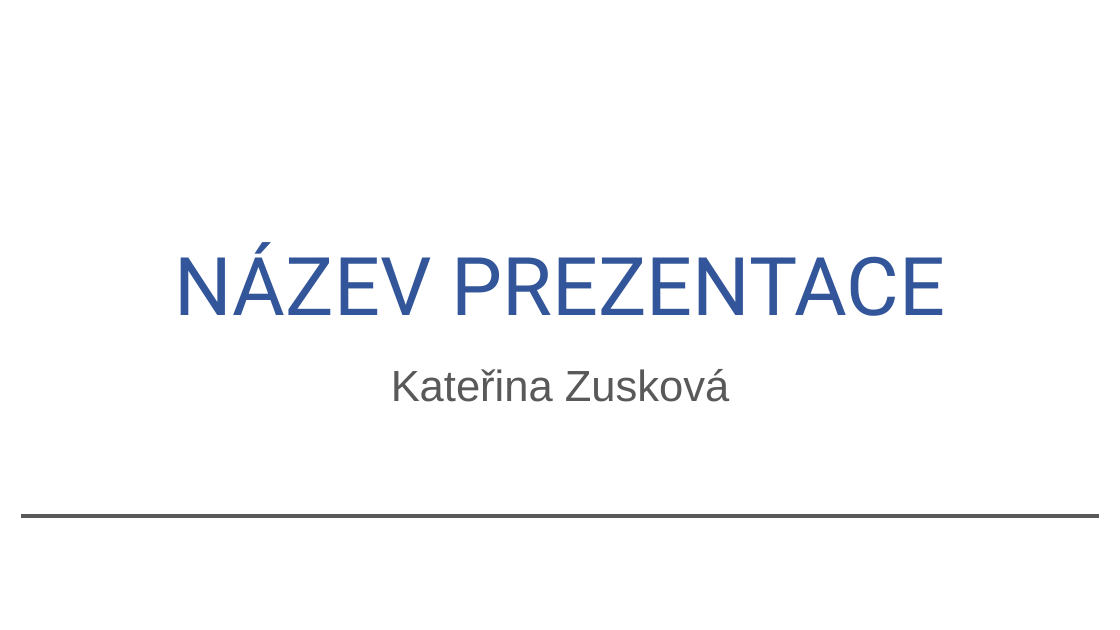
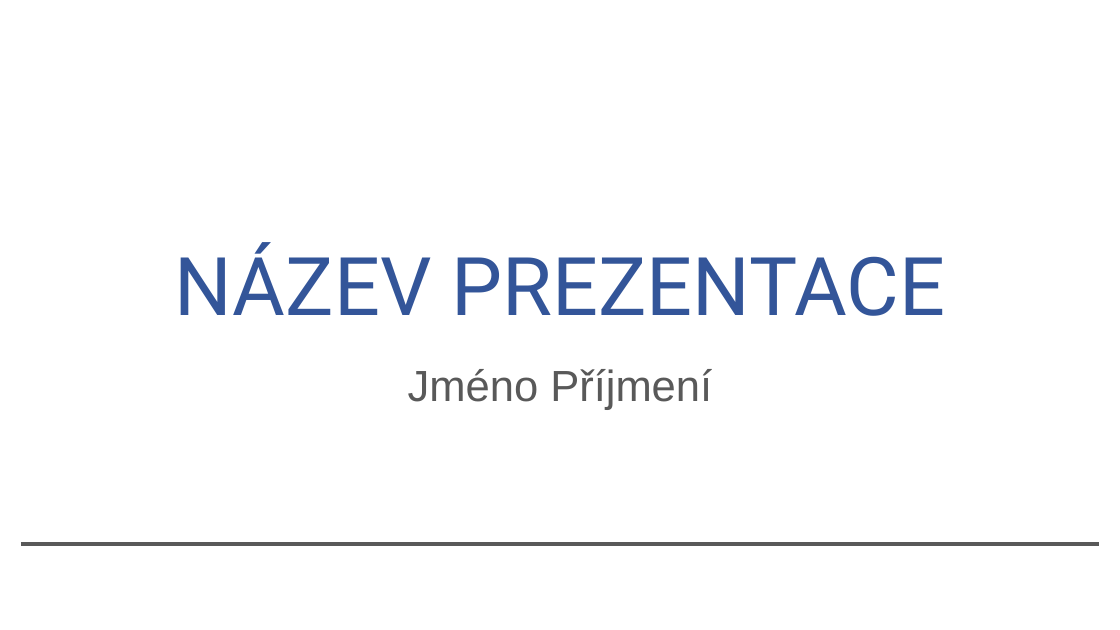
Before and after one commit to Zuskat/MP-visualni-styl-gymnasia, a slide deck: slide 1 of šablony/prezentace/Prezentace GJK.pptx. Drawn at 1120x630 pixels with LibreOffice and Linux fonts; fonts in the diff are those of the drawing; background and template pictures are left out. Boxes give left, top, right and bottom in pixels: in the first picture for what was removed or moved away, otherwise in the second. Text is boxed around its words. In the diff, an @@ line names an element or a change of style, - is before the commit and + after.

Commit message:
upraveno "zápatí" prezentace

```diff
--- a/šablony/prezentace/Prezentace GJK.pptx
+++ b/šablony/prezentace/Prezentace GJK.pptx
@@ subtitle at bbox=[408, 369, 712, 410]: text changed @@
-Kateřina Zusková
+Jméno Příjmení
@@ line moved from (21, 516) - (1099, 516) to (21, 544) - (1099, 544) @@
```
Also in this commit, not shown: 9 other slides changed, 1 slide added, 1 slide removed, 1 other file.
